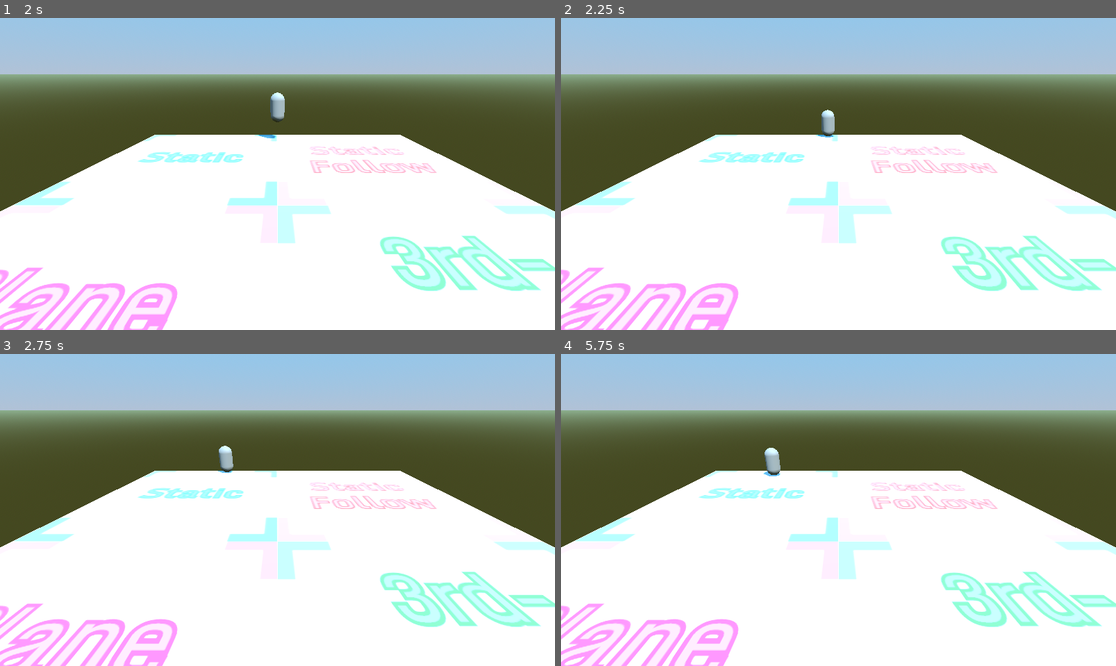
Above: before the commit, frames 1-4 (two rows, left to right).
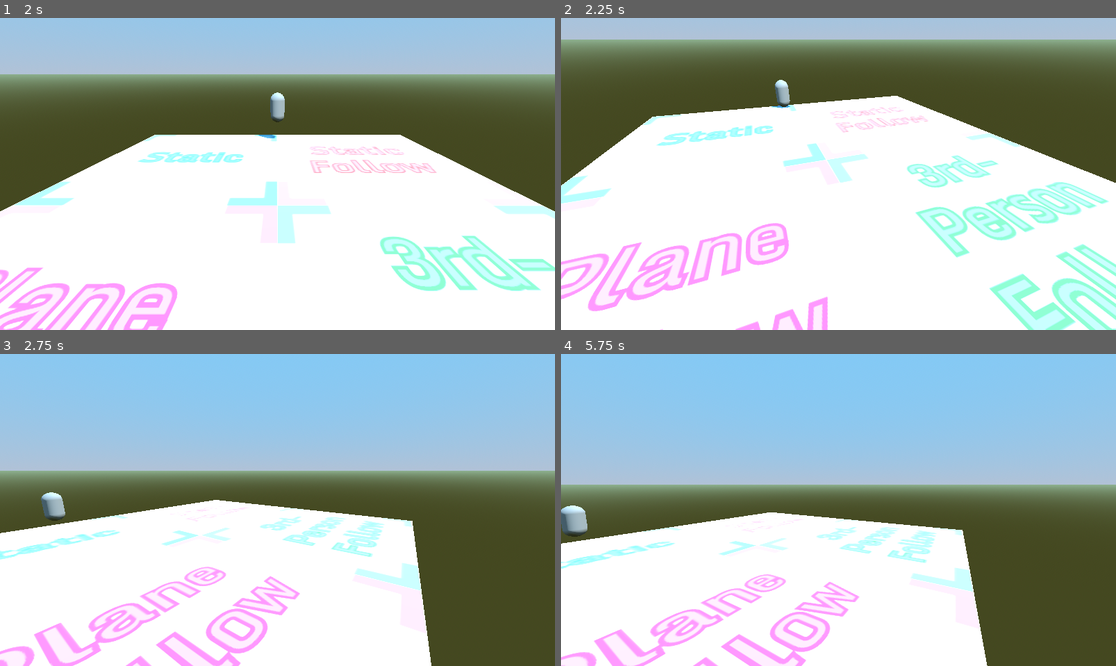
Above: after the commit, the same moments.

Repository: CE-Studio/GD-Funland
Game: Godot game, scene res://Scenes/Lvl_TestRealm.tscn
The game is run twice, just before and just after one commit, with the same random seed, the same clock (stepped at 60 frames per second) and the same inputs.
Inputs:
- Up to frame 1 (2 s): tap Enter at 0.5 s; hold W (MoveForward) from 0.53 s (still down); tap Space (Jump) at 0.77, 1.52 s
- Up to frame 2 (2.25 s): release W (MoveForward) at 2.03 s; hold A (MoveLeft) from 2.03 s (still down)
- Up to frame 3 (2.75 s): keep holding A (MoveLeft)
- Up to frame 4 (5.75 s): tap Space (Jump) at 3.02, 3.77, 4.52 s; release A (MoveLeft) at 3.53 s; hold S (MoveBackward) 3.53-4.28 s; hold D (MoveRight) 4.28-5.03 s; hold W (MoveForward) from 5.03 s (still down)

Frame 1 is identical in both runs. In frame 2, 43% of the frame differs, in the area x 0-100%, y 6-100%; in frame 3, 56%; in frame 4, 63%, in the area x 0-100%, y 7-100%.

Commit message:
Complete static trigger

Diff:
--- a/Scenes/Lvl_TestRealm.tscn
+++ b/Scenes/Lvl_TestRealm.tscn
@@ -1,7 +1,9 @@
-[gd_scene load_steps=11 format=3 uid="uid://msojwnbjpyyo"]
+[gd_scene load_steps=14 format=3 uid="uid://msojwnbjpyyo"]
 
 [ext_resource type="Texture2D" uid="uid://4hy2gmncru5f" path="res://Textures/TestPlane.png" id="1_680wa"]
 [ext_resource type="Script" path="res://Scripts/Player.gd" id="2_bsqbg"]
+[ext_resource type="Script" path="res://Scripts/Camera/Camera.gd" id="2_gtoh7"]
+[ext_resource type="Script" path="res://Scripts/Camera/CamTrigStatic.gd" id="4_vont0"]
 
 [sub_resource type="ProceduralSkyMaterial" id="ProceduralSkyMaterial_s6jvf"]
 sky_top_color = Color(0.501961, 0.792157, 0.968627, 1)
@@ -31,7 +33,10 @@
 
 [sub_resource type="CapsuleMesh" id="CapsuleMesh_y2nx8"]
 
-[node name="TestRealm" type="Node3D"]
+[sub_resource type="BoxShape3D" id="BoxShape3D_b08jh"]
+size = Vector3(8.5, 3, 8.5)
+
+[node name="SceneBase" type="Node3D"]
 
 [node name="WorldEnvironment" type="WorldEnvironment" parent="."]
 environment = SubResource("Environment_darlv")
@@ -47,6 +52,7 @@
 
 [node name="Camera3D" type="Camera3D" parent="."]
 transform = Transform3D(1, 0, 0, 0, 0.897258, 0.441506, 0, -0.441506, 0.897258, 0, 4.446, 6.346)
+script = ExtResource("2_gtoh7")
 
 [node name="Player" type="CharacterBody3D" parent="."]
 transform = Transform3D(1, 0, 0, 0, 1, 0, 0, 0, 1, 0, 1, 0)
@@ -61,3 +67,16 @@
 [node name="DirectionalLight3D" type="DirectionalLight3D" parent="."]
 transform = Transform3D(0.707107, -0.612372, 0.353553, 0, 0.5, 0.866025, -0.707107, -0.612372, 0.353553, 0, 8, 0)
 shadow_enabled = true
+
+[node name="StaticCameraTrigger" type="Area3D" parent="."]
+transform = Transform3D(1, 0, 0, 0, 1, 0, 0, 0, 1, -5, 0, -5)
+script = ExtResource("4_vont0")
+
+[node name="CollisionShape3D" type="CollisionShape3D" parent="StaticCameraTrigger"]
+transform = Transform3D(1, 0, 0, 0, 1, 0, 0, 0, 1, 0, 1.62311, 0)
+shape = SubResource("BoxShape3D_b08jh")
+
+[node name="Target" type="Marker3D" parent="StaticCameraTrigger"]
+transform = Transform3D(0.492424, 0.107577, -0.863682, 0, 0.992332, 0.123601, 0.870356, -0.0608643, 0.488648, -7.27797, 3.32381, 9.26741)
+
+[connection signal="body_entered" from="StaticCameraTrigger" to="StaticCameraTrigger" method="_on_trigger_touched"]
--- a/Scripts/Camera/CamTrigStatic.gd
+++ b/Scripts/Camera/CamTrigStatic.gd
@@ -1,7 +1,8 @@
 extends Node3D
 
 
-@onready var target = $"Target"
+@onready var target := $"Target"
+@onready var cam := $"../Camera3D"
 
 
 func _ready():
@@ -10,3 +11,7 @@
 
 func _process(delta):
     pass
+
+
+func _on_trigger_touched(body):
+    cam.set_state(cam.CamState.Static, target, false)
--- /dev/null
+++ b/Scripts/Camera/Camera.gd
@@ -0,0 +1,41 @@
+extends Camera3D
+
+
+const EASE_RATE = 5.0
+
+enum CamState {Static, FollowStatic, FollowPlane, Follow3P}
+
+var target:Node3D
+var old_target:Node3D
+var cur_state:CamState
+var ease_time = 0.0
+
+
+func _ready():
+    pass
+
+
+func _process(delta):
+    ease_time += delta
+    if target != null:
+        var ease_point = -(cos(PI * ease_time) - 1.0) * 0.5 if ease_time < 1.0 else 1.0
+        var target_pos:Vector3
+        var target_rot:Vector3
+        if old_target != null:
+            target_pos = old_target.position.lerp(target.position, ease_point)
+            target_rot = old_target.rotation.lerp(target.rotation, ease_point)
+        else:
+            target_pos = position.lerp(target.position, ease_point)
+            target_rot = rotation.lerp(target.rotation, ease_point)
+        position = position.slerp(target.position, EASE_RATE * delta)
+        rotation = rotation.slerp(target.rotation, EASE_RATE * delta)
+
+
+func set_state(new_state:CamState, new_target:Node3D, instant:bool):
+    cur_state = new_state
+    old_target = target
+    target = new_target
+    if instant:
+        position = target.position
+        rotation = target.rotation
+    ease_time = 0.0
--- a/Scripts/Player.gd
+++ b/Scripts/Player.gd
@@ -29,7 +29,7 @@
         direction = Vector3.ZERO
     var new_dir = (transform.basis * Vector3(input_dir.x, 0, input_dir.y)).normalized()
     if new_dir:
-        new_dir.rotated(Vector3(0, 1, 0), deg_to_rad(cam.rotation.y))
+        new_dir = new_dir.rotated(Vector3(0, 1, 0), cam.rotation.y)
         direction = Vector3(lerpf(direction.x, new_dir.x, TURN_ACCEL * delta), 0, lerpf(direction.z, new_dir.z, TURN_ACCEL * delta))
     velocity.x = direction.x * speed
     velocity.z = direction.z * speed
